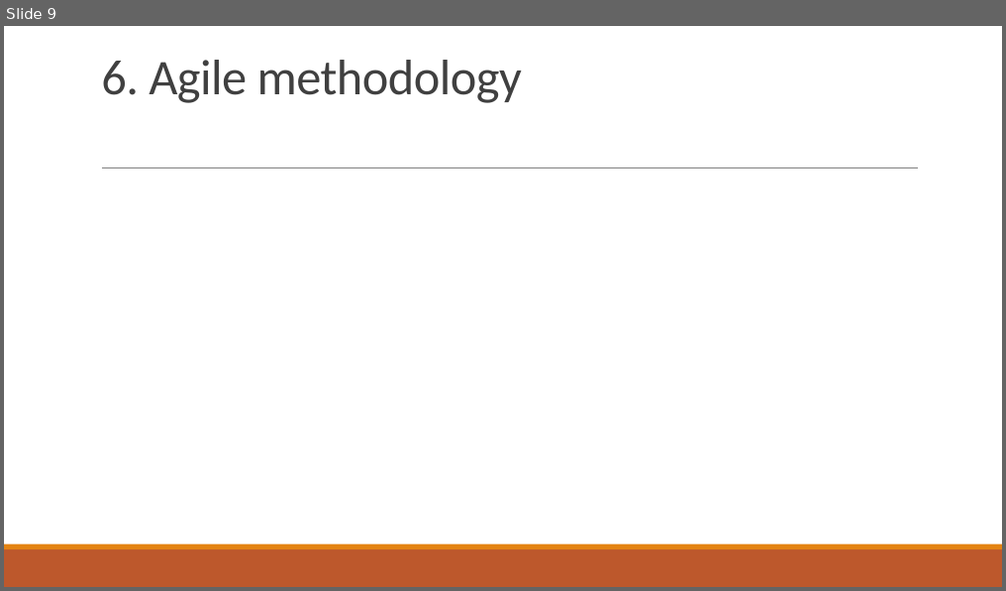
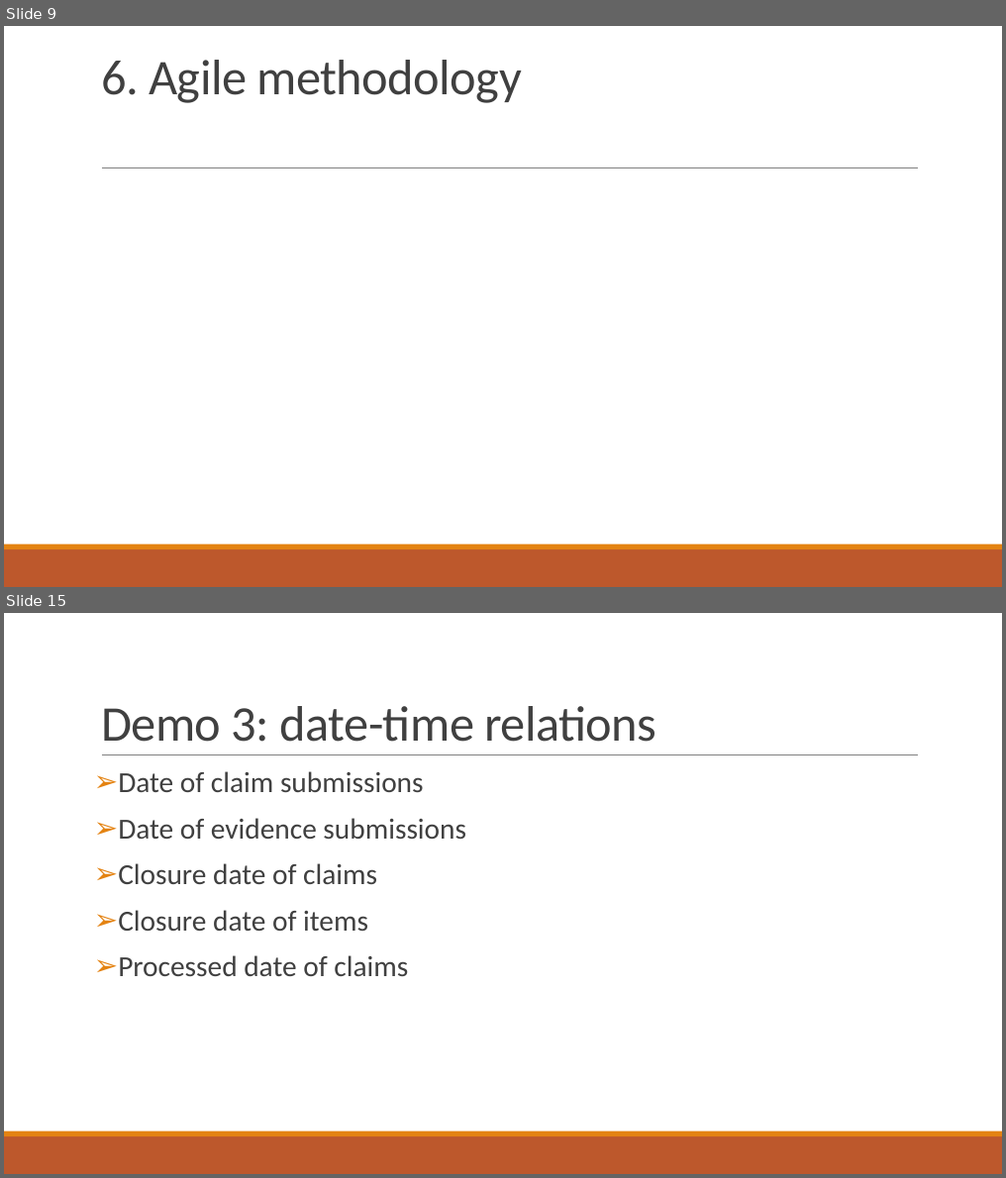
Before and after one commit to kaka-develop/ec-management, a slide deck: documents/Presentation.pptx. Shown one above the other, each under a label of ours: slide 9 before the commit, slides 9 and 15 after it; the slides between them are not shown. The pictures are 1006x591 and 1006x1178 pixels, drawn with LibreOffice and Linux fonts; fonts in the diff are those of the drawing. Boxes give left, top, right and bottom in pixels: in the first picture for what was removed or moved away, otherwise in the second. Text is boxed around its words. In the diff, an @@ line names an element or a change of style, - is before the commit and + after.

Commit message:
add Demo plan (1,2,3,4,5) for presentation

```diff
--- a/documents/Presentation.pptx
+++ b/documents/Presentation.pptx
@@ slide 15 added at (x1=4, y1=613, x2=1002, y2=1174), background #FFFFFF; not listed: 3 template elements that a slide beside it also shows @@
@@ title added at (x1=101, y1=706, x2=656, y2=742), 48 pt, text #404040 @@
+Demo 3: date-time relations
@@ text added at (x1=118, y1=771, x2=466, y2=976), 28 pt, text #404040 @@
+➢ Date of claim submissions
+➢ Date of evidence submissions
+➢ Closure date of claims
+➢ Closure date of items
+➢ Processed date of claims
```
Also in this commit, not shown: 2 slides changed, 7 other slides added, 1 slide removed, 5 other files.
